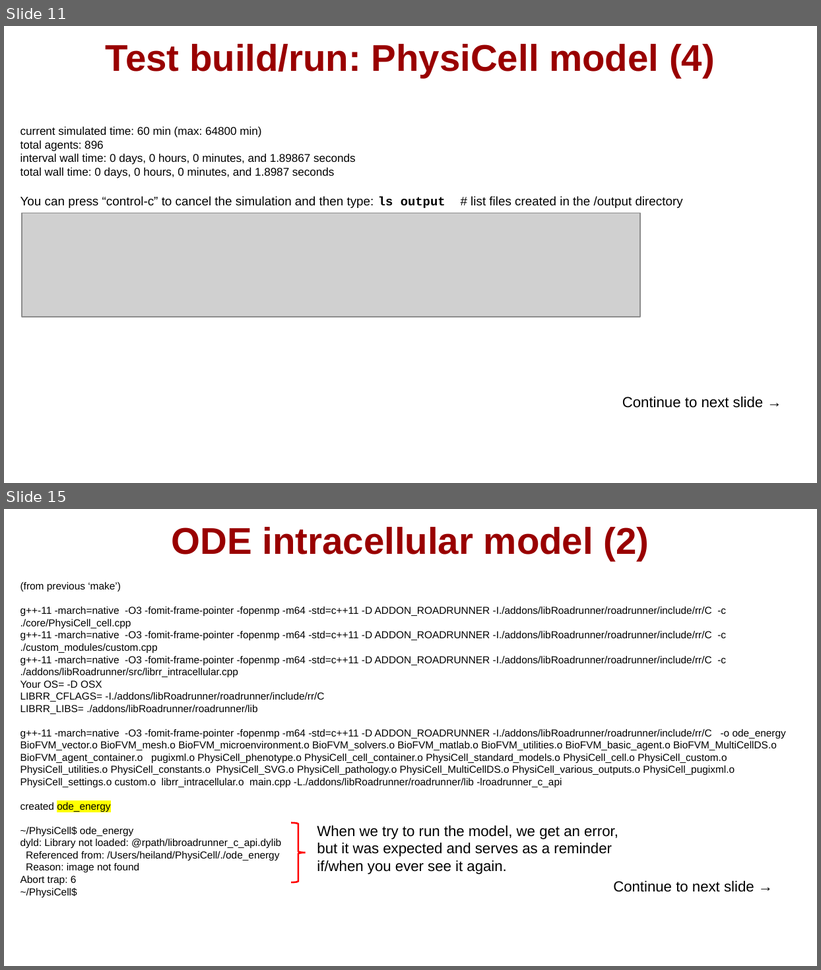
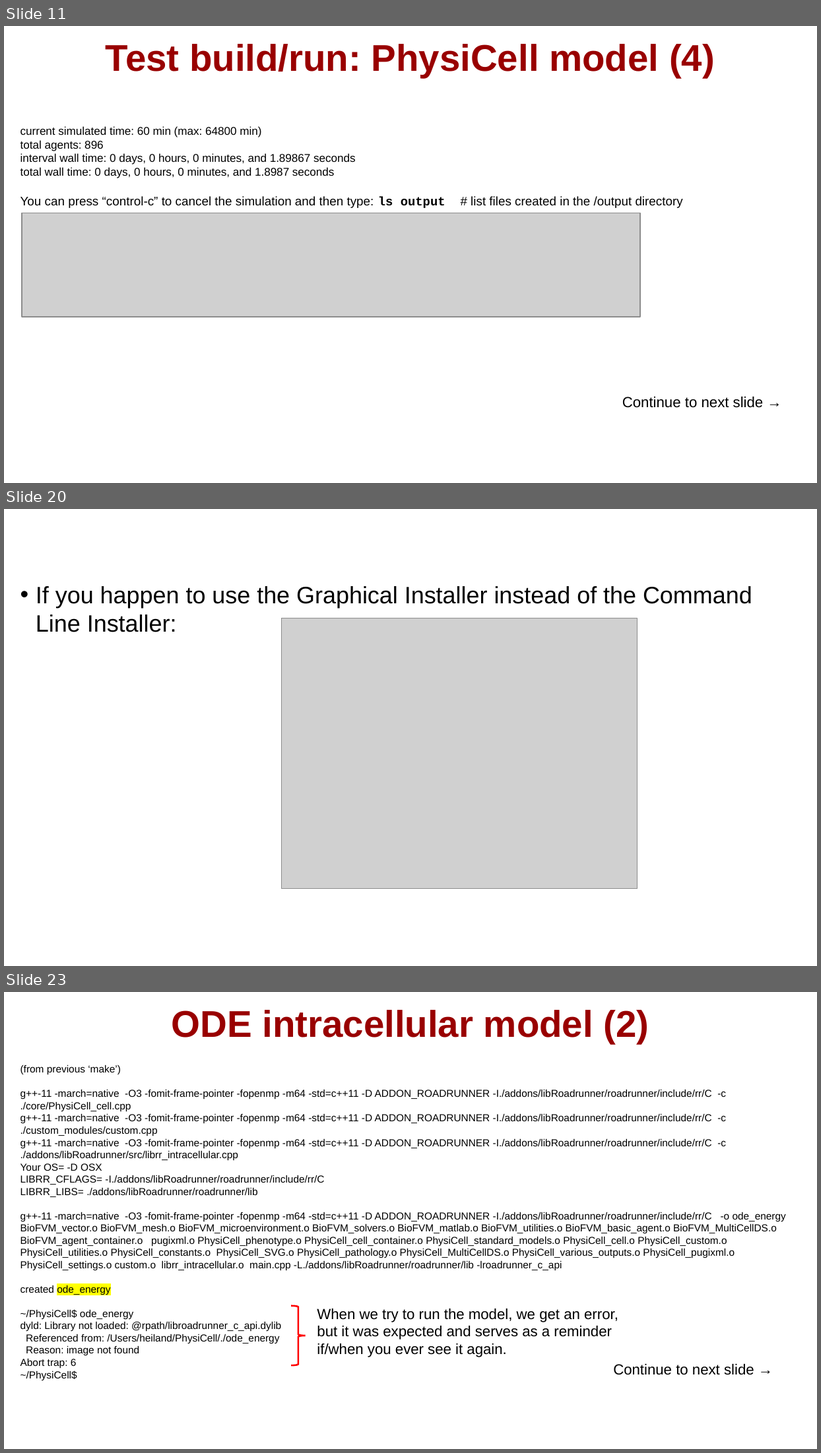
Before and after one commit to physicell-training/ws2021, a slide deck: pptx_source/PhysiCell_ws2021_macOS_setup.pptx. Shown one above the other, each under a label of ours: slides 11 and 15 before the commit, slides 11, 20 and 23 after it; the slides between them are not shown. The pictures are 821x970 and 821x1453 pixels, drawn with LibreOffice and Linux fonts; fonts in the diff are those of the drawing; grey boxes stand for pictures; background and template pictures are left out. Boxes give left, top, right and bottom in pixels: in the first picture for what was removed or moved away, otherwise in the second. Text is boxed around its words. In the diff, an @@ line names an element or a change of style, - is before the commit and + after.

```diff
--- a/pptx_source/PhysiCell_ws2021_macOS_setup.pptx
+++ b/pptx_source/PhysiCell_ws2021_macOS_setup.pptx
@@ slide 20 added at (4,509,817,966), background #FFFFFF @@
@@ text added at (36,586,752,632), 21 pt, text #000000 @@
+• If you happen to use the Graphical Installer instead of the Command Line Installer:
@@ picture added at (281,618,638,889) @@
@@ what was slide 15 is now slide 23 @@
```
Also in this commit, not shown: 4 slides changed, 8 other slides added.
